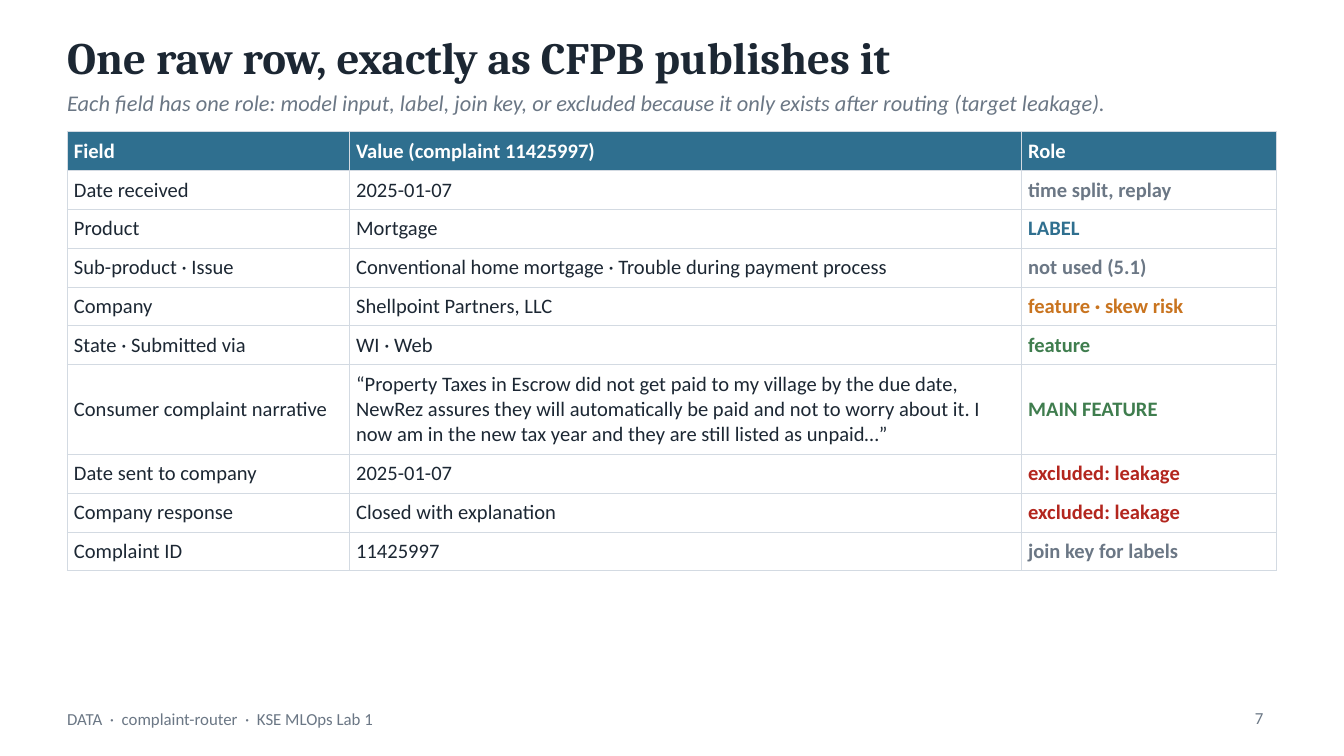
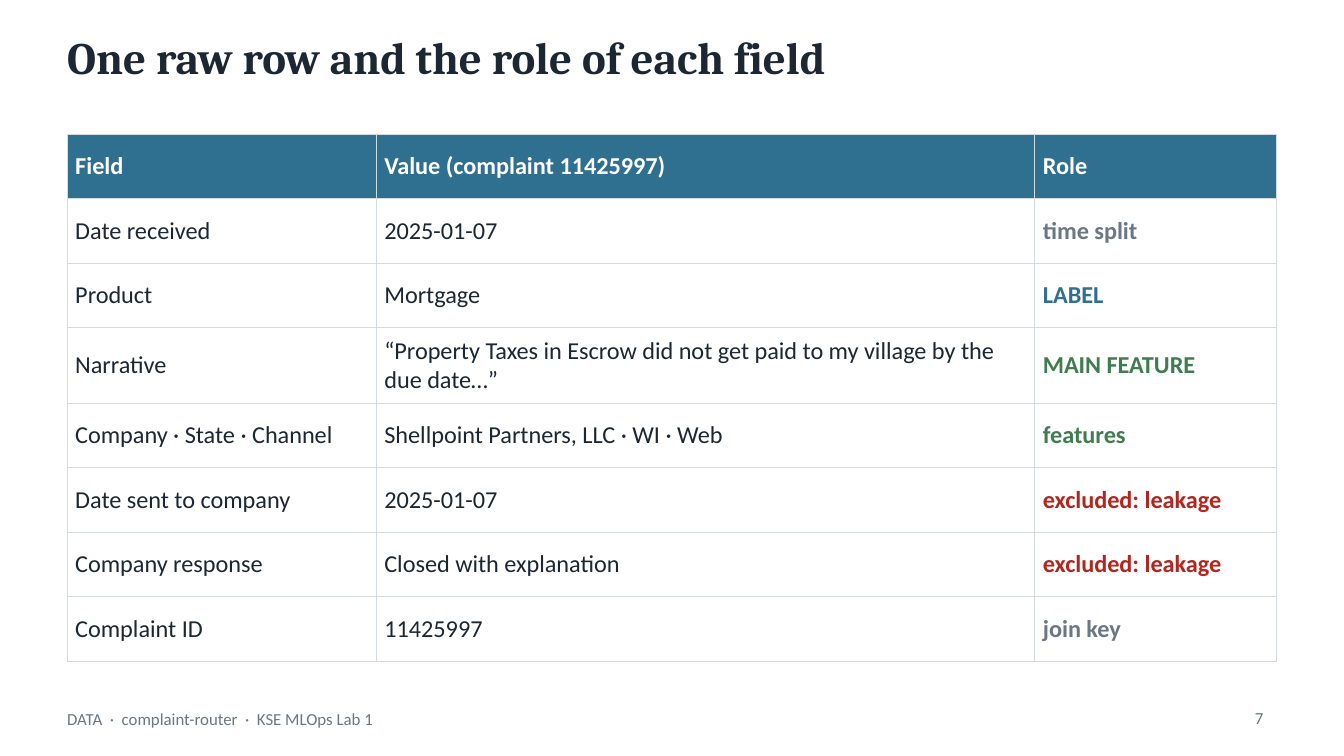
Before and after one commit to goodfrog33/kse-mlops-complaint-router, a slide deck: slide 7 of docs/presentation/complaint-router-lab1.pptx. Drawn at 1344x756 pixels with LibreOffice and Linux fonts; fonts in the diff are those of the drawing. Boxes give left, top, right and bottom in pixels: in the first picture for what was removed or moved away, otherwise in the second. Text is boxed around its words. In the diff, an @@ line names an element or a change of style, - is before the commit and + after.

```diff
--- a/docs/presentation/complaint-router-lab1.pptx
+++ b/docs/presentation/complaint-router-lab1.pptx
@@ title at box(67, 42, 825, 75): text changed @@
-One raw row, exactly as CFPB publishes it
+One raw row and the role of each field
@@ text removed at box(67, 95, 1105, 115) @@
-Each field has one role: model input, label, join key, or excluded because it only exists after routing (target leakage).
@@ table at box(67, 134, 1277, 645) @@
-row 2, column 3: time split, replay
+row 2, column 3: time split
-row 4: Sub-product · Issue | Conventional home mortgage · Trouble during payment process | not used (5.1)
-row 5: Company | Shellpoint Partners, LLC | feature · skew risk
-row 6: State · Submitted via | WI · Web | feature
-row 7: Consumer complaint narrative | “Property Taxes in Escrow did not get paid to my village by the due date, NewRez assures they will automatically be paid and not to worry about it. I now am in the new tax year and they are still listed as unpaid…” | MAIN FEATURE
+row 4: Narrative | “Property Taxes in Escrow did not get paid to my village by the due date…” | MAIN FEATURE
+row 5: Company · State · Channel | Shellpoint Partners, LLC · WI · Web | features
-row 8, column 3: join key for labels
+row 8, column 3: join key
```
Also in this commit, not shown: 21 other slides changed, 1 slide added, 2 slides removed, 1 other file.
